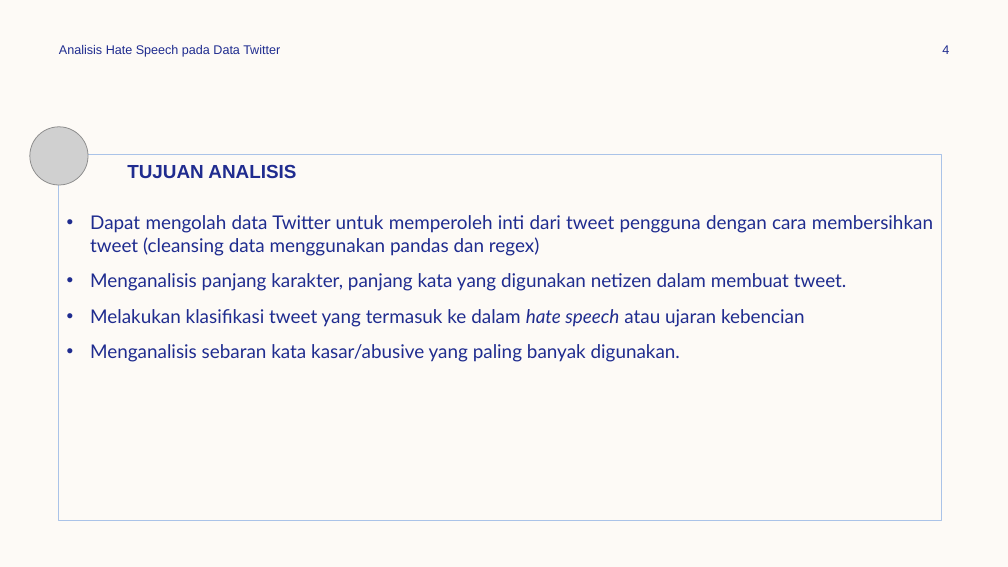
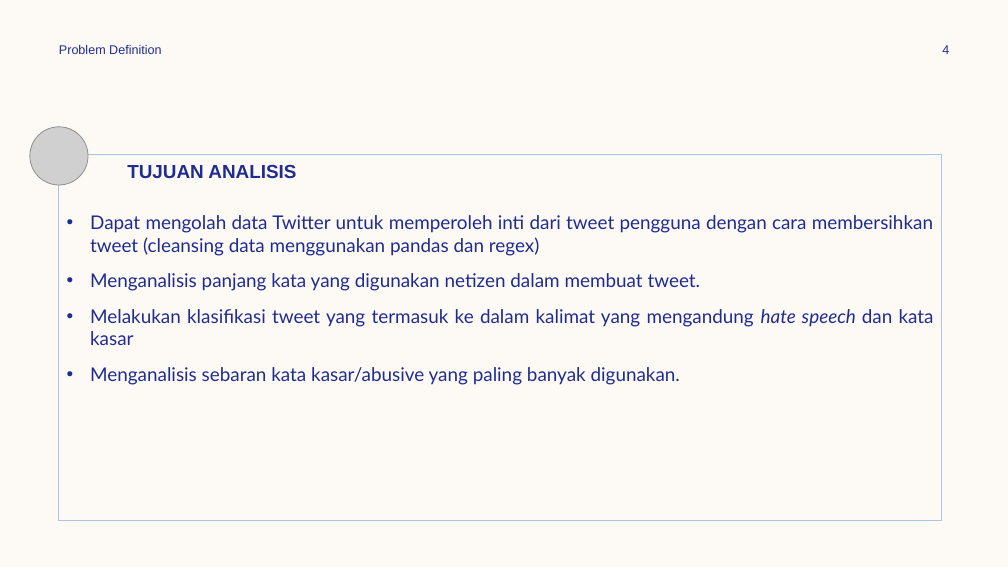
Before and after one commit to emaapriliana/gold-challenge, a slide deck: slide 4 of challenge binar.pptx. Drawn at 1008x567 pixels with LibreOffice and Linux fonts; fonts in the diff are those of the drawing; grey boxes stand for pictures. Boxes give left, top, right and bottom in pixels: in the first picture for what was removed or moved away, otherwise in the second. Text is boxed around its words. In the diff, an @@ line names an element or a change of style, - is before the commit and + after.

Commit message:
analisis dan report

```diff
--- a/challenge binar.pptx
+++ b/challenge binar.pptx
@@ text at [59, 45, 161, 54]: text changed @@
-Analisis Hate Speech pada Data Twitter
+Problem Definition
@@ text at [90, 273, 934, 345]: text changed @@
-• Menganalisis panjang karakter, panjang kata yang digunakan netizen dalam membuat tweet.
-• Melakukan klasifikasi tweet yang termasuk ke dalam hate speech atau ujaran kebencian
+• Menganalisis panjang kata yang digunakan netizen dalam membuat tweet.
+• Melakukan klasifikasi tweet yang termasuk ke dalam kalimat yang mengandung hate speech dan kata kasar
```
Also in this commit, not shown: 7 other slides changed, 22 slides added, 2 slides removed, 1 other file.
